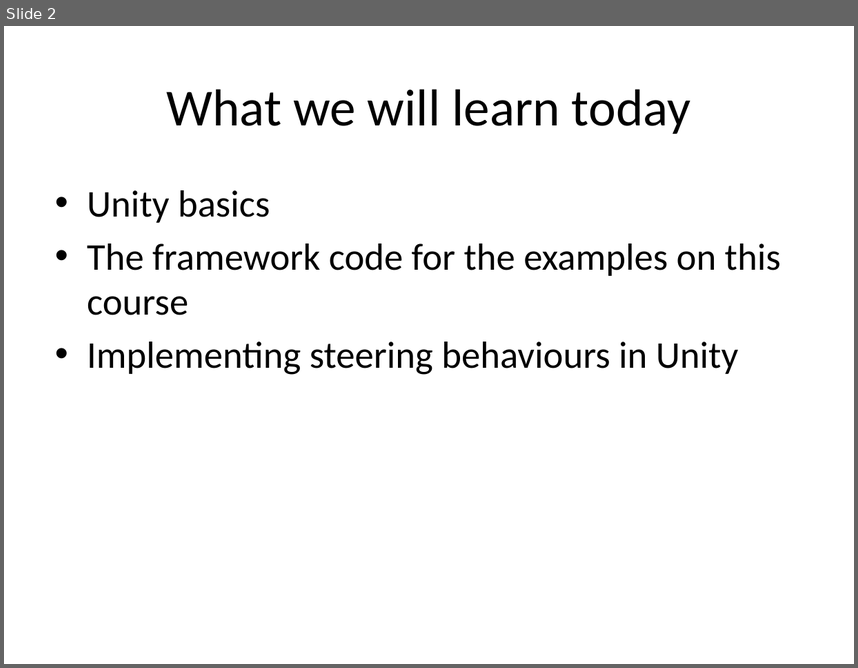
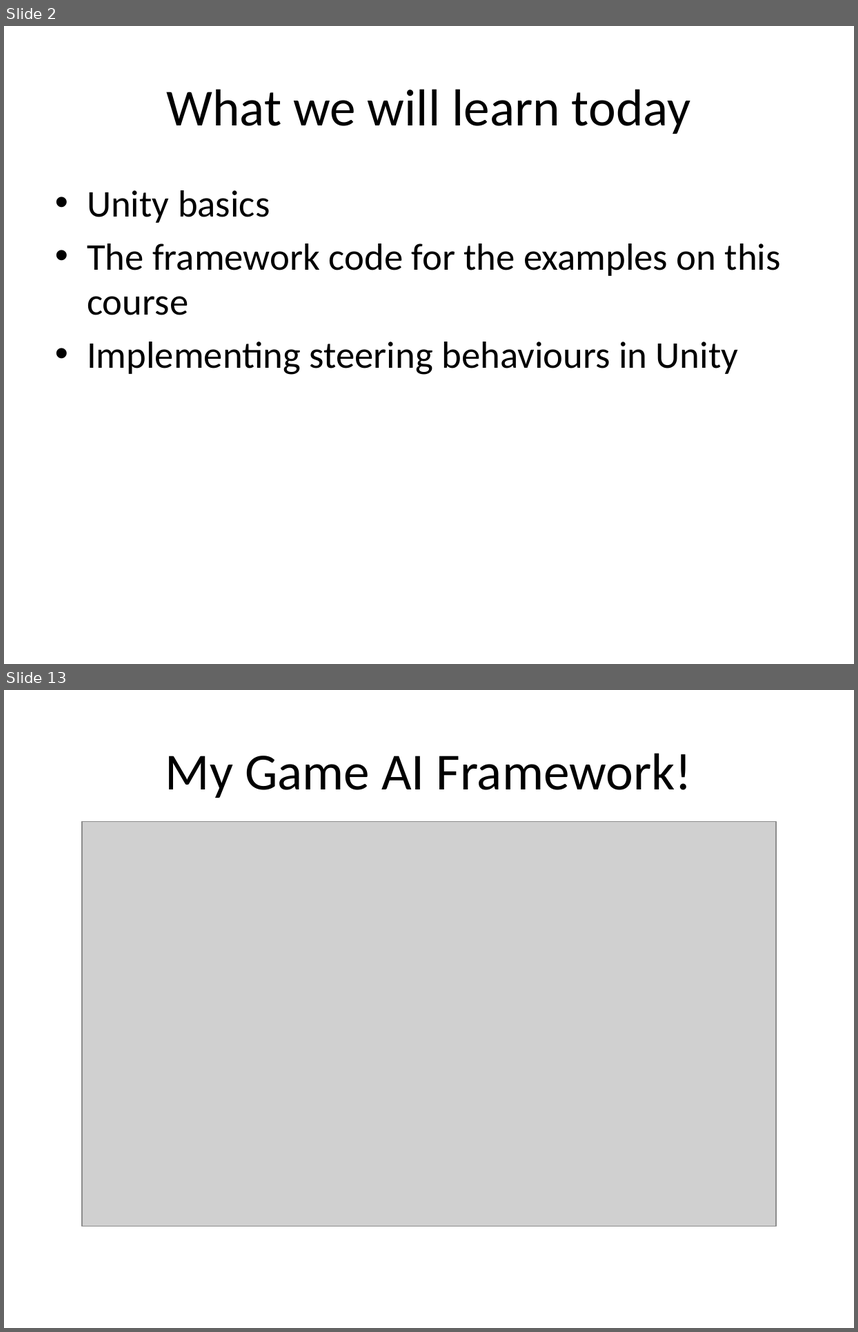
Before and after one commit to skooter500/UnitySteeringBehaviours, a slide deck: Lectures/Game AI 3.pptx. Shown one above the other, each under a label of ours: slide 2 before the commit, slides 2 and 13 after it; the slides between them are not shown. The pictures are 858x668 and 858x1332 pixels, drawn with LibreOffice and Linux fonts; fonts in the diff are those of the drawing; grey boxes stand for pictures; background and template pictures are left out. Boxes give left, top, right and bottom in pixels: in the first picture for what was removed or moved away, otherwise in the second. Text is boxed around its words. In the diff, an @@ line names an element or a change of style, - is before the commit and + after.

```diff
--- a/Lectures/Game AI 3.pptx
+++ b/Lectures/Game AI 3.pptx
@@ slide 13 added at <box>4,690,854,1328</box>, background #FFFFFF @@
@@ title added at <box>165,753,692,798</box>, 44 pt, text #000000 @@
+My Game AI Framework!
@@ picture added at <box>82,821,777,1225</box> @@
```
Also in this commit, not shown: 22 other slides added, 19 other files.
